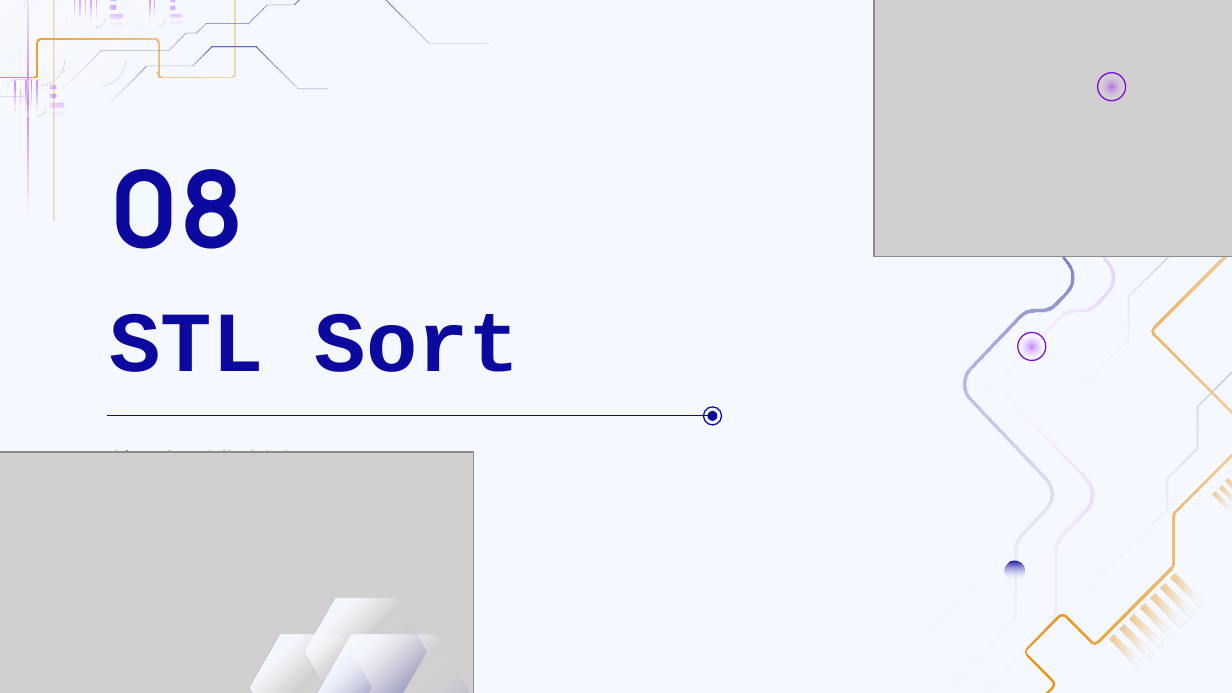
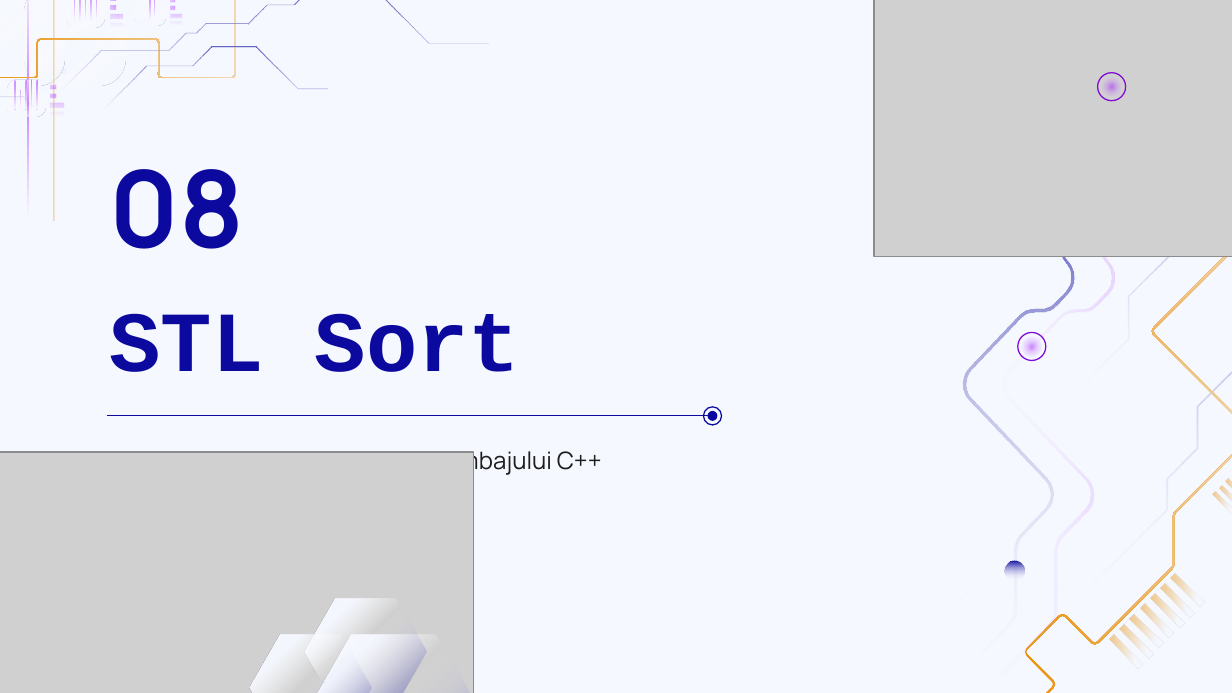
Before and after one commit to biancalautaru/Sorting-Algorithms-Comparison, a slide deck: slide 17 of Algoritmi de sortare.pptx. Drawn at 1232x693 pixels with LibreOffice and Linux fonts; fonts in the diff are those of the drawing; grey boxes stand for pictures. Boxes give left, top, right and bottom in pixels: in the first picture for what was removed or moved away, otherwise in the second. Text is boxed around its words. In the diff, an @@ line names an element or a change of style, - is before the commit and + after.

```diff
--- a/Algoritmi de sortare.pptx
+++ b/Algoritmi de sortare.pptx
@@ subtitle at bbox=[109, 447, 602, 476]: text changed @@
-Algoritm hibrid de sortare
+Algoritmul de sortarte specific limbajului C++
```
Also in this commit, not shown: 10 other slides changed, 1 slide removed, 1 other file.
